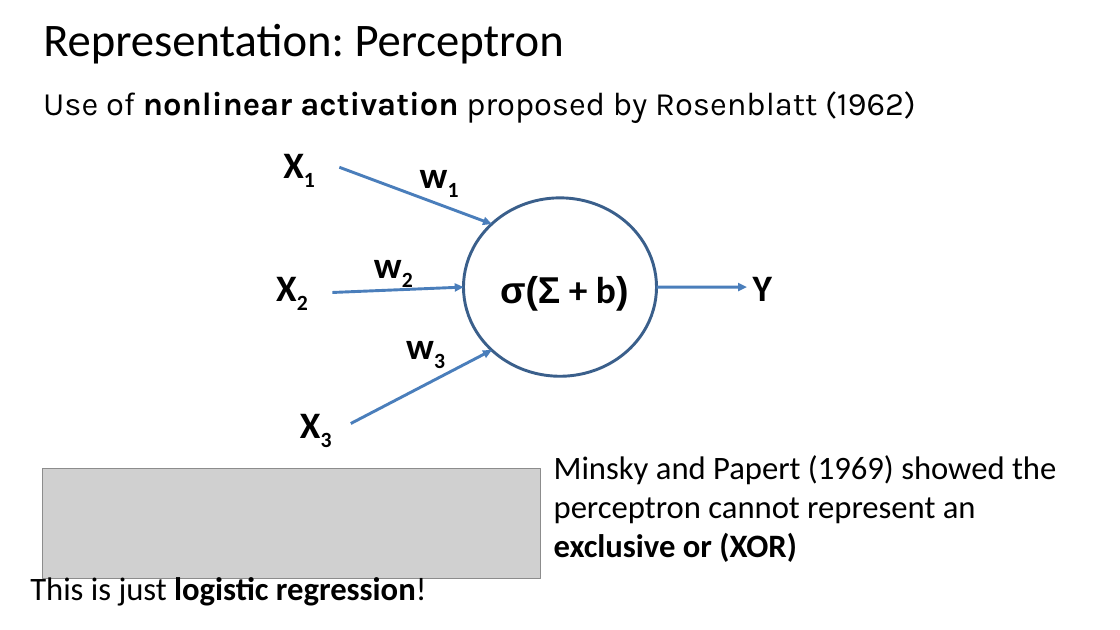
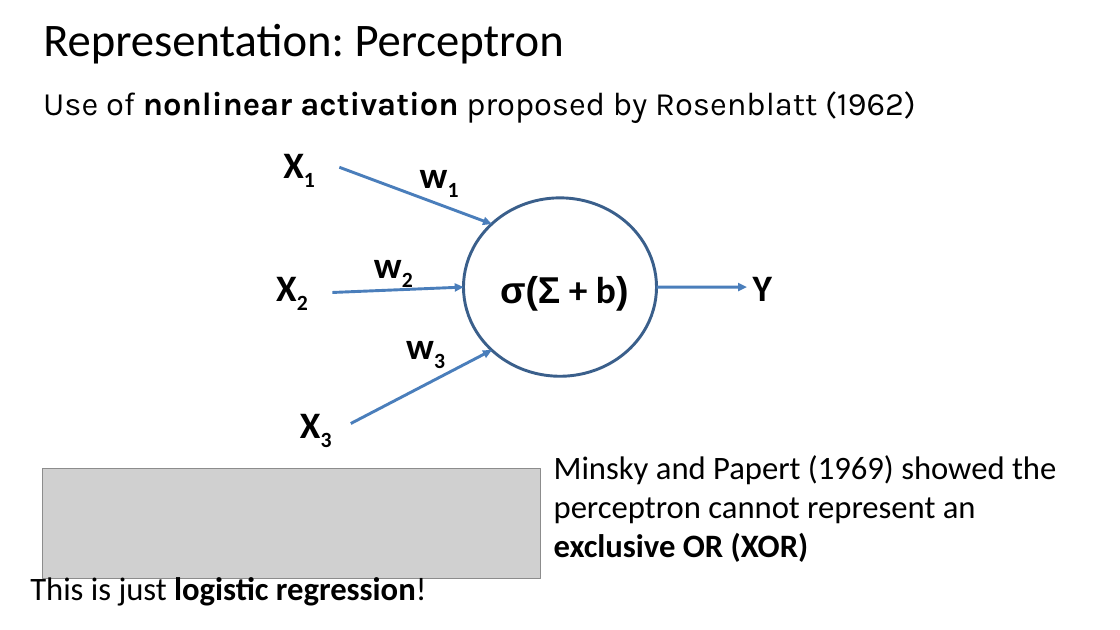
Before and after one commit to StephenElston/CSCI-E25, a slide deck: slide 11 of Slides/5_BuildingBlocksOfDeepLearning.pptx. Drawn at 1120x630 pixels with LibreOffice and Linux fonts; fonts in the diff are those of the drawing; grey boxes stand for pictures. Boxes give left, top, right and bottom in pixels: in the first picture for what was removed or moved away, otherwise in the second. Text is boxed around its words. In the diff, an @@ line names an element or a change of style, - is before the commit and + after.

```diff
--- a/Slides/5_BuildingBlocksOfDeepLearning.pptx
+++ b/Slides/5_BuildingBlocksOfDeepLearning.pptx
@@ text at (554,455,1056,562): text changed @@
-Minsky and Papert (1969) showed the perceptron cannot represent an exclusive or (XOR)
+Minsky and Papert (1969) showed the perceptron cannot represent an exclusive OR (XOR)
```
Also in this commit, not shown: 22 other slides changed.
